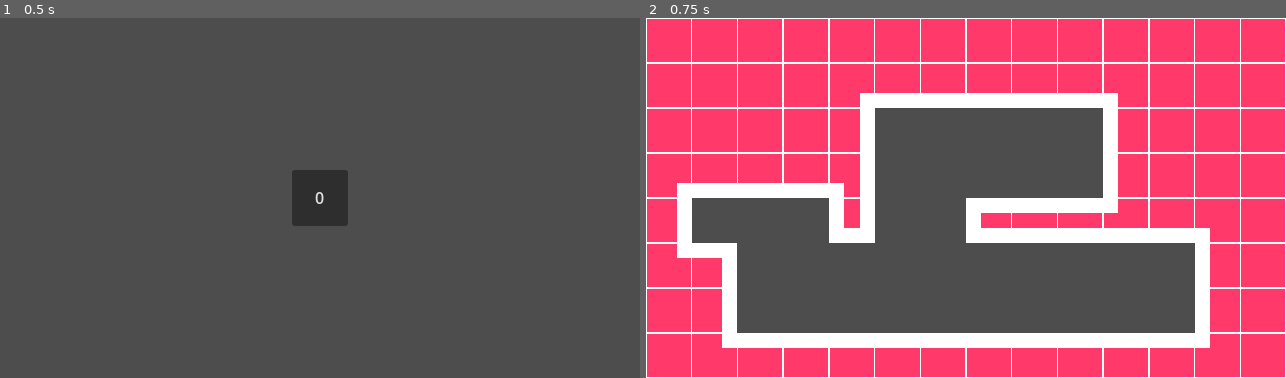
Above: before the commit, frames 1-2 (left to right).
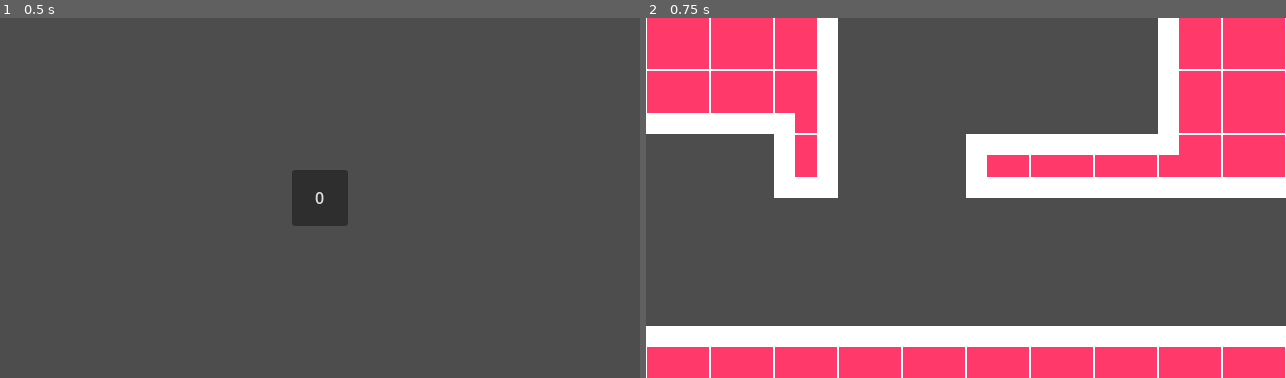
Above: after the commit, the same moments.

Repository: danielday-dev/PirateJam15
Game: Godot game, scene res://Scenes/LevelSelect.tscn
The game is run twice, just before and just after one commit, with the same random seed, the same clock (stepped at 60 frames per second) and the same inputs.
Inputs:
- Up to frame 1 (0.5 s): no input
- Up to frame 2 (0.75 s): click "0" at 0.5 s

Frame 1 is identical in both runs. In frame 2, 48% of the frame differs, in the area x 0-100%, y 0-100%.
Error after the commit: Invalid access to property or key 'tile_set' on a base object of type 'null instance'. (res://Assets/Levels/Level.gd:4)

Commit message:
Camera zoom is now uniform.

Diff:
--- a/Assets/Levels/Level.gd
+++ b/Assets/Levels/Level.gd
@@ -1,12 +1,10 @@
 extends Node2D
 
 func _ready():
-	var tileSize = $Walls.tile_set.tile_size;
-	var offset = Vector2($Walls.get_used_rect().position * tileSize);
-	var size = Vector2($Walls.get_used_rect().size * tileSize) ;
-	$Camera.global_position = $Walls.global_position + (size / 2.0) + offset;
-	$Camera.zoom = Vector2(get_viewport_rect().size) / (size - (tileSize * 2.0));
-
-# Called every frame. 'delta' is the elapsed time since the previous frame.
-func _process(delta):
-	pass
+	var tileSize = $Objects/Walls.tile_set.tile_size;
+	var offset = Vector2($Objects/Walls.get_used_rect().position * tileSize);
+	var size = Vector2($Objects/Walls.get_used_rect().size * tileSize) ;
+	$Camera.global_position = $Objects/Walls.global_position + (size / 2.0) + offset;
+	var zoomRaw = Vector2(get_viewport_rect().size) / (size - (tileSize * 2.0));
+	var zoom = min(zoomRaw.x, zoomRaw.y);
+	$Camera.zoom = Vector2(zoom, zoom);
